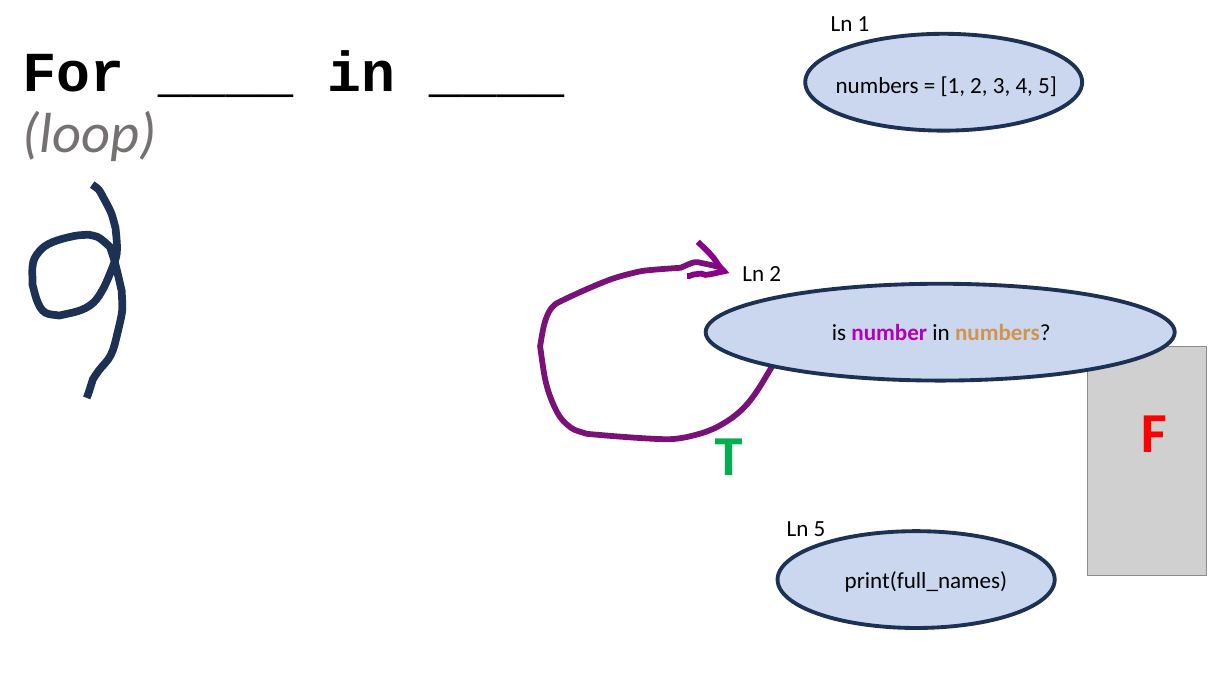
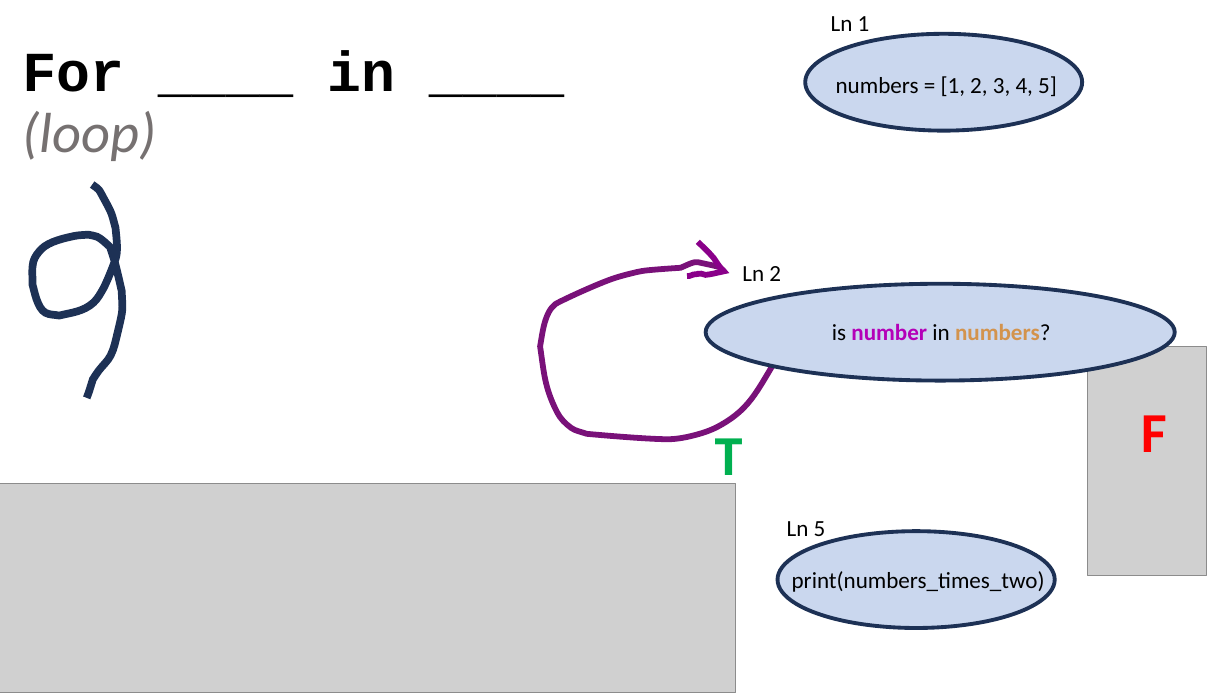
Before and after one commit to SUPERNOOB20/Python-Games-for-Kids, a slide deck: slide 12 of Python/CONTROL FLOW STRUCTURES (lessons #7 - )/PowerPoints & PDFs/Lesson +#7 - Making decisions (CFGs).pptx. Drawn at 1232x693 pixels with LibreOffice and Linux fonts; fonts in the diff are those of the drawing; grey boxes stand for pictures. Boxes give left, top, right and bottom in pixels: in the first picture for what was removed or moved away, otherwise in the second. Text is boxed around its words. In the diff, an @@ line names an element or a change of style, - is before the commit and + after.

```diff
--- a/Python/CONTROL FLOW STRUCTURES (lessons #7 - )/PowerPoints & PDFs/Lesson +#7 - Making decisions (CFGs).pptx
+++ b/Python/CONTROL FLOW STRUCTURES (lessons #7 - )/PowerPoints & PDFs/Lesson +#7 - Making decisions (CFGs).pptx
@@ picture added at (0,483,737,693) @@
@@ text at (792,571,1045,592): text changed @@
-print(full_names)
+print(numbers_times_two)
```
Also in this commit, not shown: 7 other files.
